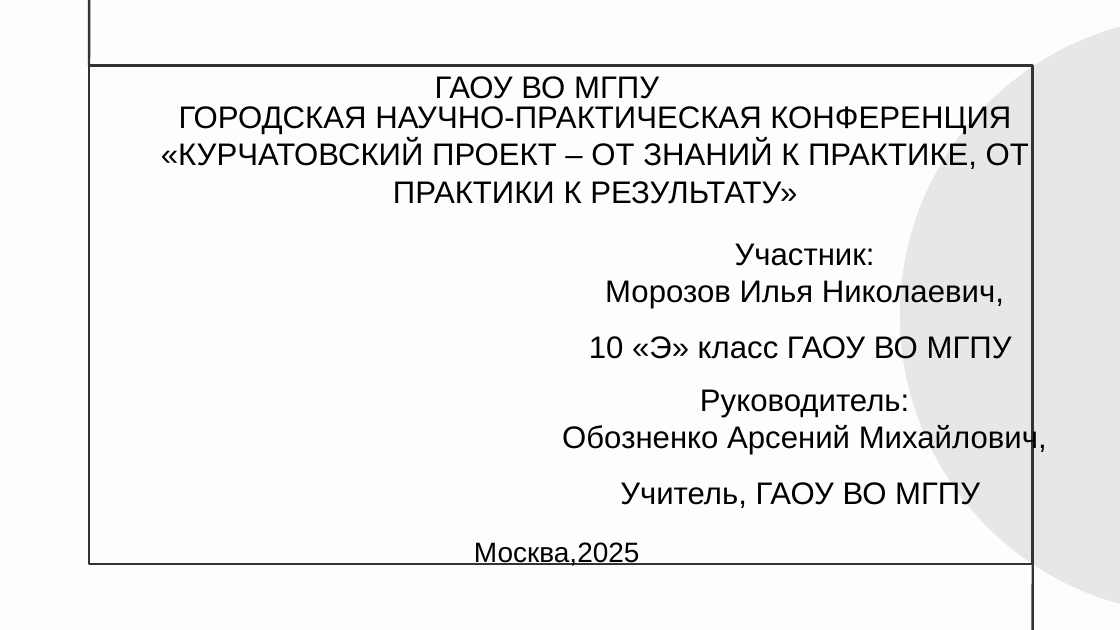
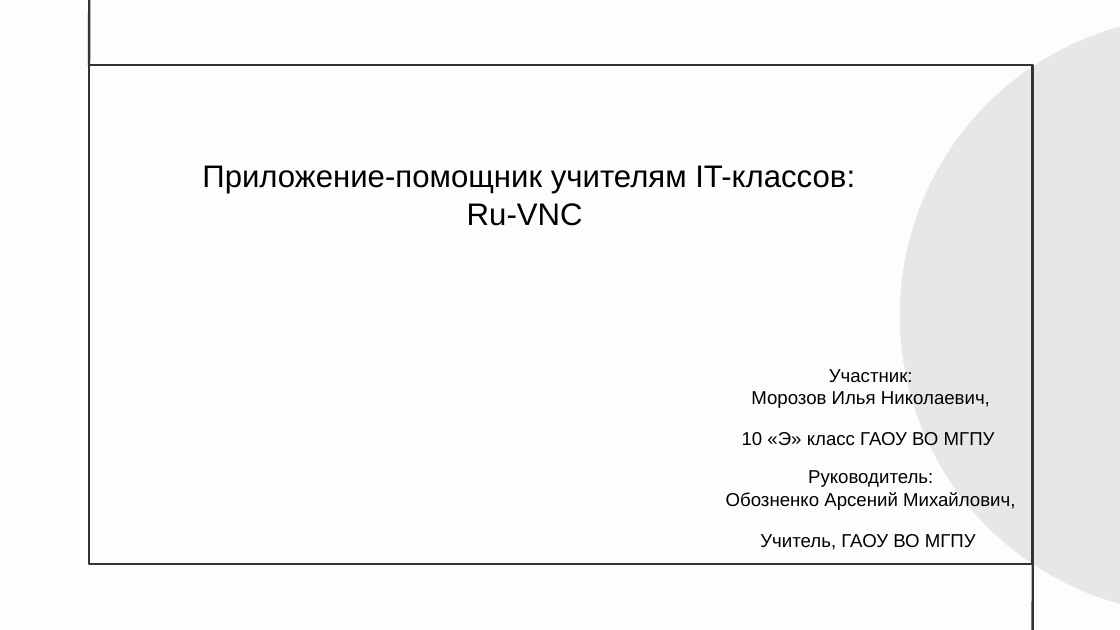
Before and after one commit to nearbyx000/Teacher-helper-utils, a slide deck: slide 1 of Преза.pptx. Drawn at 1120x630 pixels with LibreOffice and Linux fonts; fonts in the diff are those of the drawing. Boxes give left, top, right and bottom in pixels: in the first picture for what was removed or moved away, otherwise in the second. Text is boxed around its words. In the diff, an @@ line names an element or a change of style, - is before the commit and + after.

```diff
--- a/Преза.pptx
+++ b/Преза.pptx
@@ title removed at box(435, 76, 659, 99) @@
-ГАОУ ВО МГПУ
@@ text removed at box(161, 106, 1029, 204) @@
-ГОРОДСКАЯ НАУЧНО-ПРАКТИЧЕСКАЯ КОНФЕРЕНЦИЯ
-«КУРЧАТОВСКИЙ ПРОЕКТ – ОТ ЗНАНИЙ К ПРАКТИКЕ, ОТ ПРАКТИКИ К РЕЗУЛЬТАТУ»
@@ title added at box(202, 165, 855, 226), 20 pt, text #000000 @@
+Приложение-помощник учителям IT-классов:
+Ru-VNC
@@ subtitle "Участник:": place and size @@
-subtitle "Участник:" at box(562, 243, 1047, 508)
+subtitle "Участник:" at box(726, 369, 1015, 550)
@@ subtitle "Участник:" at box(726, 369, 1015, 550): size 20 to 12 pt @@
@@ text removed at box(474, 542, 640, 566) @@
-Москва,2025
```
Also in this commit, not shown: 4 other slides changed, 2 slides added, 2 slides removed.
